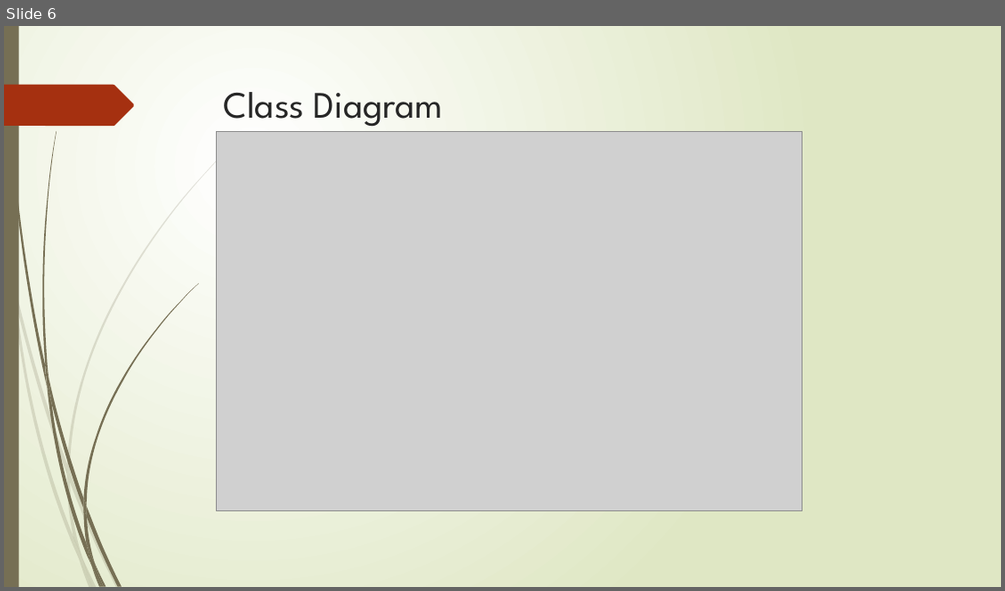
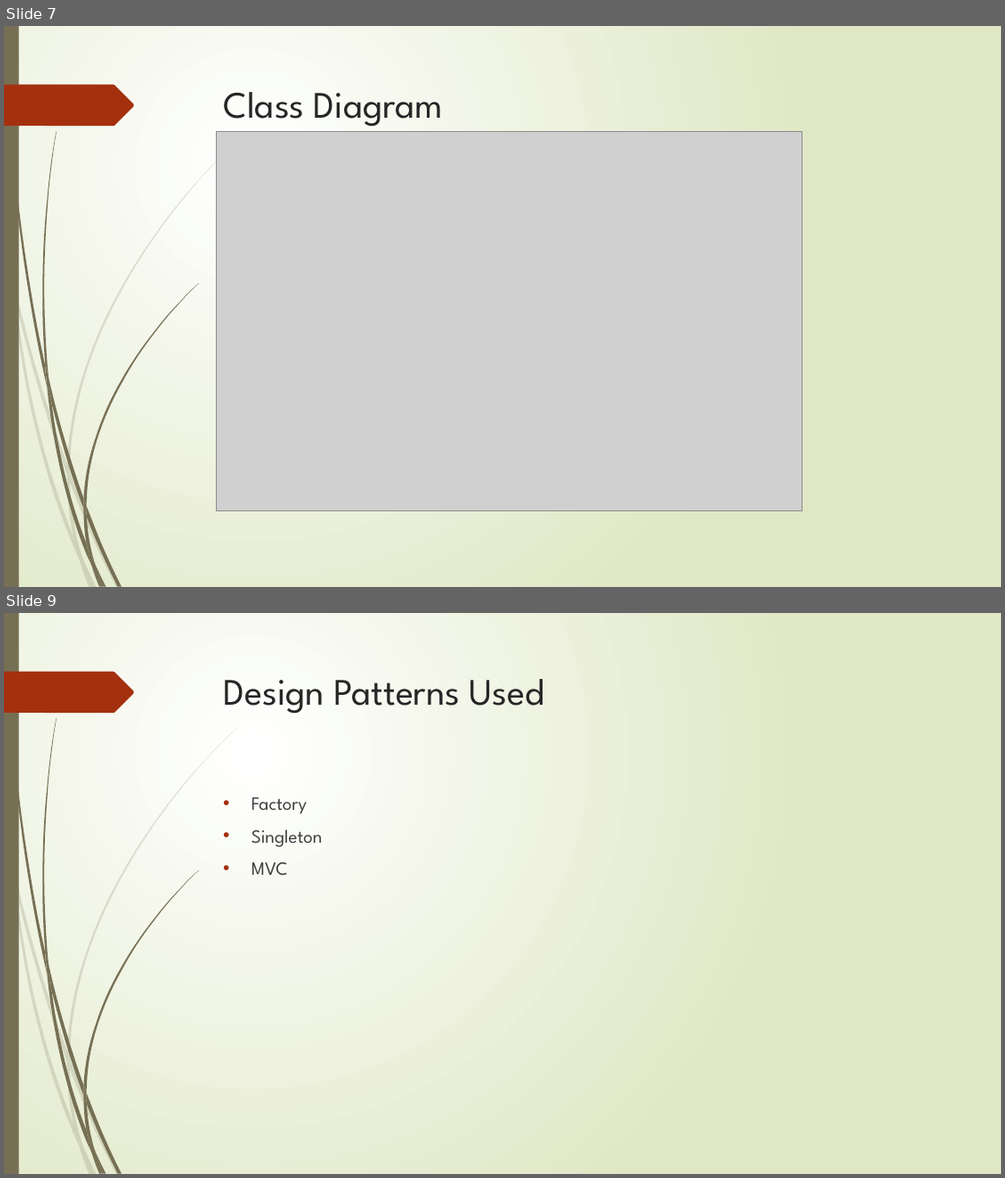
Before and after one commit to pierre-ngb/miu-helpdesk, a slide deck: MIU Helpdesk.pptx. Shown one above the other, each under a label of ours: slide 6 before the commit, slides 7 and 9 after it; the slides between them are not shown. The pictures are 1005x591 and 1005x1178 pixels, drawn with LibreOffice and Linux fonts; fonts in the diff are those of the drawing; grey boxes stand for pictures. Boxes give left, top, right and bottom in pixels: in the first picture for what was removed or moved away, otherwise in the second. Text is boxed around its words. In the diff, an @@ line names an element or a change of style, - is before the commit and + after.

```diff
--- a/MIU Helpdesk.pptx
+++ b/MIU Helpdesk.pptx
@@ slide 9 added at [4, 613, 1001, 1174], background gradient #FFFFFF to #DFE8C4; not listed: 24 template elements that a slide beside it also shows @@
@@ title added at [224, 679, 545, 714], 36 pt, text #262626 @@
+Design Patterns Used
@@ text added at [251, 797, 323, 875], 18 pt, text #404040 @@
+• Factory
+• Singleton
+• MVC
@@ what was slide 6 is now slide 7 @@
```
Also in this commit, not shown: 2 other slides added.
